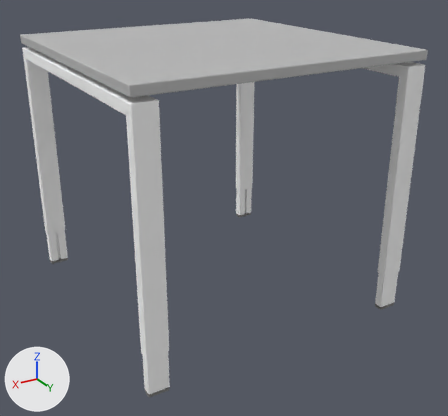
The FBX model Assets/Meshes/Puron/puron_table_rectangle_80x80_finalap.fbx: old version first, new version second.
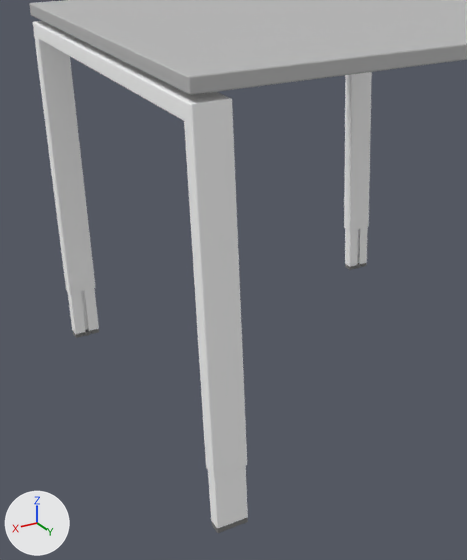
The first picture shows the older version from a 50 mm camera at (1.437, 1.129, 0.905) aimed at (0.577, -0.303, 0.189). The close-ups show both versions on the part from 0% to 71% of the width and 8% to 100% of the height of that picture. Every picture has the same lights, and +X, +Y and +Z are marked at lower left. Where no turn or scale is listed for an object, it has been applied to the vertices. Vertices at the same position are counted once.

In view in the first close-up: 'blat_mesh', 'metal_mesh'.
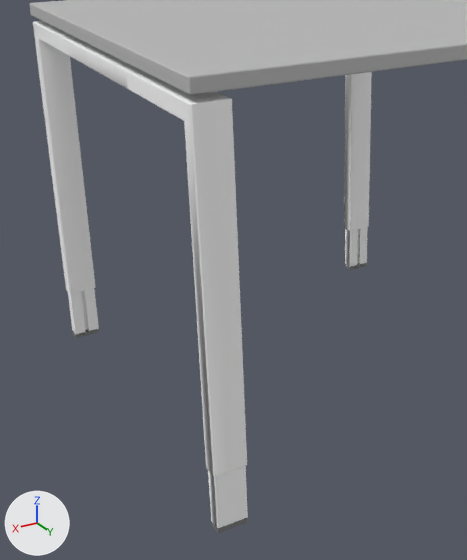
Pixel boxes [x1, y1, x2, y2] of what changed, in the close-ups (467 x 560 px):
part 1 of me_mesh, cut back
    before: [33, 22, 353, 528]
    after: [350, 230, 353, 266]

The edits, one by one:
me_mesh is used by ob_metal_mesh; location (0.0, 0.0, 0.0).
me_mesh had 12124 vertices, 23290 faces and spanned x 0.192..0.989, y -0.761..0.039, z -0.072..0.652.
me_mesh now has 5079 vertices, 3886 faces and spans x 0.192..0.989, y -0.761..0.039, z -0.072..0.652.
me_mesh part 1: 498 vertices moved within x 0.194..0.988, y -0.761..0.039, z -0.072..0.647; 7045 vertices removed from x 0.192..0.989, y -0.761..0.039, z -0.072..0.652.
